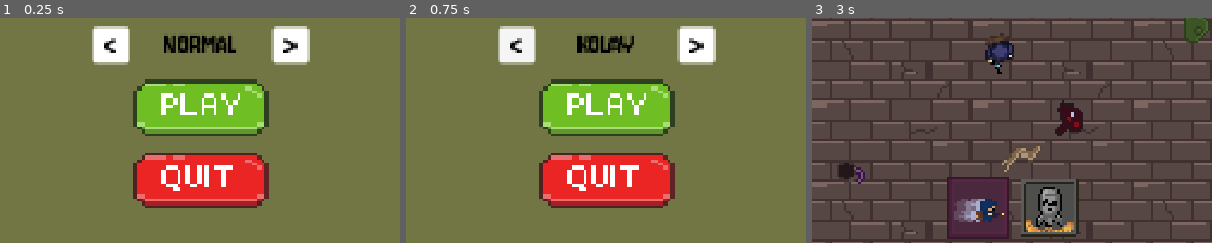
Above: before the commit, frames 1-3 (left to right).
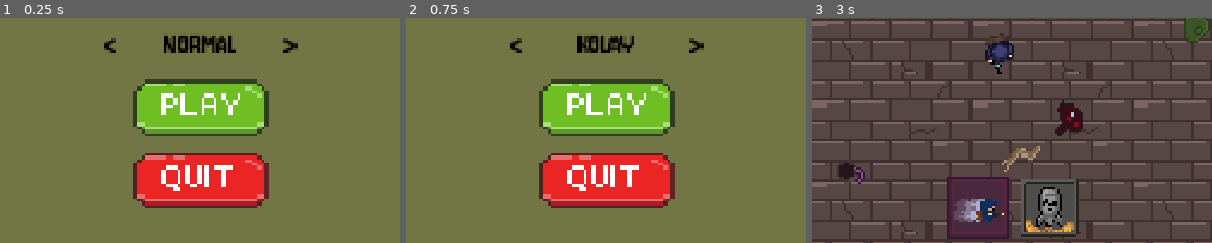
Above: after the commit, the same moments.

Repository: parkinsoonn/Freak_Survivor
Game: Godot game, scene res://scenes/main_menu.tscn
Same seed, same stepped clock (60 frames per second), same inputs: the game is played once before the commit and once after it.
Inputs (mouse positions are % of the whole screen's width and height, from its top left):
- Up to frame 1 (0.25 s): no input
- Up to frame 2 (0.75 s): click "<" at 0.5 s
- Up to frame 3 (3 s): click ">" at 1.25 s; click (82, 7) at 2 s; click (50, 67) at 2.75 s
The pictures show only the part of the screen within x 25-75%, y 47-97%; the shares and areas given below are measured in that part.

The runs differ from the first frame. In frame 1, 3.2% of the frame differs, in the area x 23-78%, y 3-21%; in frame 2, 3.2%; in frame 3, nothing differs.

Commit message:
Add gold coin sprite and crisp 2x crosshair

Diff:
--- /dev/null
+++ b/assets/sprites/pickups/gold_coin_sheet.json
@@ -0,0 +1,18 @@
+{"frames":[
+  {"filename":"spin_0","frame":{"x":0,"y":0,"w":32,"h":32},"duration":80},
+  {"filename":"spin_1","frame":{"x":32,"y":0,"w":32,"h":32},"duration":80},
+  {"filename":"spin_2","frame":{"x":64,"y":0,"w":32,"h":32},"duration":80},
+  {"filename":"spin_3","frame":{"x":96,"y":0,"w":32,"h":32},"duration":80},
+  {"filename":"spin_4","frame":{"x":128,"y":0,"w":32,"h":32},"duration":80},
+  {"filename":"spin_5","frame":{"x":160,"y":0,"w":32,"h":32},"duration":80},
+  {"filename":"spin_6","frame":{"x":192,"y":0,"w":32,"h":32},"duration":80},
+  {"filename":"spin_7","frame":{"x":224,"y":0,"w":32,"h":32},"duration":80},
+  {"filename":"sparkle_0","frame":{"x":0,"y":32,"w":32,"h":32},"duration":60},
+  {"filename":"sparkle_1","frame":{"x":32,"y":32,"w":32,"h":32},"duration":60},
+  {"filename":"sparkle_2","frame":{"x":64,"y":32,"w":32,"h":32},"duration":60},
+  {"filename":"sparkle_3","frame":{"x":96,"y":32,"w":32,"h":32},"duration":60}
+],
+"meta":{"app":"Aseprite","image":"gold_coin_sheet.png","format":"RGBA8888","size":{"w":256,"h":64},"frameSize":{"w":32,"h":32},"layout":"one row per tag","frameTags":[
+  {"name":"spin","from":0,"to":7,"direction":"forward","row":0,"durations":[80,80,80,80,80,80,80,80]},
+  {"name":"sparkle","from":8,"to":11,"direction":"forward","row":1,"durations":[60,60,60,60]}
+]}}
--- a/scenes/main_menu.tscn
+++ b/scenes/main_menu.tscn
@@ -1,11 +1,24 @@
-[gd_scene format=3]
-
-[ext_resource type="Script" path="res://scripts/main_menu_controller.gd" id="s_menu"]
-[ext_resource type="Texture2D" path="res://assets/sprites/logo.png" id="t_logo"]
-[ext_resource type="Texture2D" path="res://assets/sprites/QUIT_PLAY.png" id="t_quit_play"]
-[ext_resource type="Texture2D" path="res://assets/sprites/hoparlor.png" id="t_speaker"]
-[ext_resource type="AudioStream" path="res://assets/audio/main_menu.mp3" id="a_music"]
-[ext_resource type="Script" path="res://scripts/tint_button.gd" id="s_tint"]
+[gd_scene format=3 uid="uid://bibgi7h7tuypv"]
+
+[ext_resource type="AudioStream" uid="uid://beoglar0wy0b1" path="res://assets/audio/main_menu.mp3" id="a_music"]
+[ext_resource type="Script" uid="uid://dxrvpijyyr1e3" path="res://scripts/main_menu_controller.gd" id="s_menu"]
+[ext_resource type="Script" uid="uid://bht0umigatto2" path="res://scripts/tint_button.gd" id="s_tint"]
+[ext_resource type="Texture2D" uid="uid://bw4o6ladgf7q6" path="res://assets/sprites/logo.png" id="t_logo"]
+[ext_resource type="Texture2D" uid="uid://dpmerlfms6fbt" path="res://assets/sprites/QUIT_PLAY.png" id="t_quit_play"]
+[ext_resource type="Texture2D" uid="uid://cubkqyp3o7bui" path="res://assets/sprites/hoparlor.png" id="t_speaker"]
+
+[sub_resource type="StyleBoxFlat" id="menu_panel"]
+bg_color = Color(0.4479867, 0.46226418, 0.26820046, 1)
+corner_radius_top_left = 6
+corner_radius_top_right = 6
+corner_radius_bottom_right = 6
+corner_radius_bottom_left = 6
+
+[sub_resource type="AtlasTexture" id="logo"]
+atlas = ExtResource("t_logo")
+region = Rect2(39, 39, 242, 242)
+
+[sub_resource type="StyleBoxEmpty" id="no_focus"]
 
 [sub_resource type="AtlasTexture" id="play"]
 atlas = ExtResource("t_quit_play")
@@ -14,41 +27,11 @@
 [sub_resource type="AtlasTexture" id="quit"]
 atlas = ExtResource("t_quit_play")
 region = Rect2(90, 380, 340, 160)
-
-[sub_resource type="StyleBoxFlat" id="arrow_button"]
-bg_color = Color(1, 1, 1, 1)
-corner_radius_top_left = 4
-corner_radius_top_right = 4
-corner_radius_bottom_right = 4
-corner_radius_bottom_left = 4
-
-[sub_resource type="StyleBoxFlat" id="slider_track"]
-bg_color = Color(0.86, 0.86, 0.86, 1)
-content_margin_top = 5
-content_margin_bottom = 5
-corner_radius_top_left = 4
-corner_radius_top_right = 4
-corner_radius_bottom_right = 4
-corner_radius_bottom_left = 4
-
-[sub_resource type="StyleBoxFlat" id="slider_fill"]
-bg_color = Color(1, 1, 1, 1)
-content_margin_top = 5
-content_margin_bottom = 5
-corner_radius_top_left = 4
-corner_radius_top_right = 4
-corner_radius_bottom_right = 4
-corner_radius_bottom_left = 4
 
 [sub_resource type="Gradient" id="knob_color"]
 interpolation_mode = 1
 offsets = PackedFloat32Array(0, 0.98)
 colors = PackedColorArray(1, 1, 1, 1, 1, 1, 1, 0)
-
-[sub_resource type="Gradient" id="knob_color_hover"]
-interpolation_mode = 1
-offsets = PackedFloat32Array(0, 0.98)
-colors = PackedColorArray(0.9607843, 0.9607843, 0.9607843, 1, 1, 1, 1, 0)
 
 [sub_resource type="GradientTexture2D" id="knob"]
 gradient = SubResource("knob_color")
@@ -58,6 +41,11 @@
 fill_from = Vector2(0.5, 0.5)
 fill_to = Vector2(1, 0.5)
 
+[sub_resource type="Gradient" id="knob_color_hover"]
+interpolation_mode = 1
+offsets = PackedFloat32Array(0, 0.98)
+colors = PackedColorArray(0.9607843, 0.9607843, 0.9607843, 1, 1, 1, 1, 0)
+
 [sub_resource type="GradientTexture2D" id="knob_hover"]
 gradient = SubResource("knob_color_hover")
 width = 20
@@ -66,41 +54,47 @@
 fill_from = Vector2(0.5, 0.5)
 fill_to = Vector2(1, 0.5)
 
-[sub_resource type="StyleBoxFlat" id="menu_panel"]
-bg_color = Color(0.4479867, 0.46226418, 0.26820046, 1)
-corner_radius_top_left = 6
-corner_radius_top_right = 6
-corner_radius_bottom_right = 6
-corner_radius_bottom_left = 6
-
-[sub_resource type="StyleBoxEmpty" id="no_focus"]
-
-[sub_resource type="AtlasTexture" id="logo"]
-atlas = ExtResource("t_logo")
-region = Rect2(39, 39, 242, 242)
-
-[node name="MainMenu" type="Node"]
-
-[node name="MenuManager" type="Node" parent="." node_paths=PackedStringArray("volume_slider", "music", "difficulty_text")]
+[sub_resource type="StyleBoxFlat" id="slider_track"]
+content_margin_top = 5.0
+content_margin_bottom = 5.0
+bg_color = Color(0.86, 0.86, 0.86, 1)
+corner_radius_top_left = 4
+corner_radius_top_right = 4
+corner_radius_bottom_right = 4
+corner_radius_bottom_left = 4
+
+[sub_resource type="StyleBoxFlat" id="slider_fill"]
+content_margin_top = 5.0
+content_margin_bottom = 5.0
+bg_color = Color(1, 1, 1, 1)
+corner_radius_top_left = 4
+corner_radius_top_right = 4
+corner_radius_bottom_right = 4
+corner_radius_bottom_left = 4
+
+[node name="MainMenu" type="Node" unique_id=605167557]
+
+[node name="MenuManager" type="Node" parent="." unique_id=1885633020 node_paths=PackedStringArray("volume_slider", "music", "difficulty_text")]
 script = ExtResource("s_menu")
 volume_slider = NodePath("../UI/Canvas/VolumeSlider")
 music = NodePath("../MenuBGM")
 difficulty_text = NodePath("../UI/Canvas/DifficultySelector/Label")
 
-[node name="MenuBGM" type="AudioStreamPlayer" parent="."]
+[node name="MenuBGM" type="AudioStreamPlayer" parent="." unique_id=2008875310]
 stream = ExtResource("a_music")
 volume_db = -13.98
 autoplay = true
 
-[node name="UI" type="CanvasLayer" parent="."]
-
-[node name="CameraBackground" type="ColorRect" parent="UI"]
+[node name="UI" type="CanvasLayer" parent="." unique_id=1835176842]
+
+[node name="CameraBackground" type="ColorRect" parent="UI" unique_id=890998896]
 anchors_preset = 15
 anchor_right = 1.0
 anchor_bottom = 1.0
 color = Color(0.19215687, 0.3019608, 0.4745098, 1)
 
-[node name="Canvas" type="Control" parent="UI"]
+[node name="Canvas" type="Control" parent="UI" unique_id=1164692537]
+layout_mode = 3
 anchors_preset = 8
 anchor_left = 0.5
 anchor_top = 0.5
@@ -109,14 +103,16 @@
 scale = Vector2(2.4, 2.4)
 mouse_filter = 2
 
-[node name="Background" type="Panel" parent="UI/Canvas"]
+[node name="Background" type="Panel" parent="UI/Canvas" unique_id=1872976312]
+layout_mode = 0
 offset_left = -400.0
 offset_top = -225.0
 offset_right = 400.0
 offset_bottom = 225.0
 theme_override_styles/panel = SubResource("menu_panel")
 
-[node name="Logo" type="TextureRect" parent="UI/Canvas"]
+[node name="Logo" type="TextureRect" parent="UI/Canvas" unique_id=604854620]
+layout_mode = 0
 offset_left = -75.0
 offset_top = -172.0
 offset_right = 75.0
@@ -124,26 +120,29 @@
 texture = SubResource("logo")
 expand_mode = 1
 
-[node name="DifficultySelector" type="Control" parent="UI/Canvas"]
+[node name="DifficultySelector" type="Control" parent="UI/Canvas" unique_id=720499453]
+anchors_preset = 0
 mouse_filter = 2
 
-[node name="PrevButton" type="Button" parent="UI/Canvas/DifficultySelector"]
-script = ExtResource("s_tint")
+[node name="PrevButton" type="Button" parent="UI/Canvas/DifficultySelector" unique_id=718896027]
+layout_mode = 0
 offset_left = -108.6
 offset_top = -4.5
 offset_right = -72.6
 offset_bottom = 31.5
 theme_override_colors/font_color = Color(0, 0, 0, 1)
+theme_override_colors/font_pressed_color = Color(0, 0, 0, 1)
 theme_override_colors/font_hover_color = Color(0, 0, 0, 1)
-theme_override_colors/font_pressed_color = Color(0, 0, 0, 1)
-theme_override_font_sizes/font_size = 28
-theme_override_styles/normal = SubResource("arrow_button")
-theme_override_styles/hover = SubResource("arrow_button")
-theme_override_styles/pressed = SubResource("arrow_button")
+theme_override_font_sizes/font_size = 28
+theme_override_styles/normal = SubResource("no_focus")
+theme_override_styles/pressed = SubResource("no_focus")
+theme_override_styles/hover = SubResource("no_focus")
 theme_override_styles/focus = SubResource("no_focus")
 text = "<"
-
-[node name="Label" type="Label" parent="UI/Canvas/DifficultySelector"]
+script = ExtResource("s_tint")
+
+[node name="Label" type="Label" parent="UI/Canvas/DifficultySelector" unique_id=1639598718]
+layout_mode = 0
 offset_left = -70.6
 offset_top = -3.8
 offset_right = 69.4
@@ -154,24 +153,25 @@
 horizontal_alignment = 1
 vertical_alignment = 1
 
-[node name="NextButton" type="Button" parent="UI/Canvas/DifficultySelector"]
-script = ExtResource("s_tint")
+[node name="NextButton" type="Button" parent="UI/Canvas/DifficultySelector" unique_id=1326640670]
+layout_mode = 0
 offset_left = 71.4
 offset_top = -4.5
 offset_right = 107.4
 offset_bottom = 31.5
 theme_override_colors/font_color = Color(0, 0, 0, 1)
+theme_override_colors/font_pressed_color = Color(0, 0, 0, 1)
 theme_override_colors/font_hover_color = Color(0, 0, 0, 1)
-theme_override_colors/font_pressed_color = Color(0, 0, 0, 1)
-theme_override_font_sizes/font_size = 28
-theme_override_styles/normal = SubResource("arrow_button")
-theme_override_styles/hover = SubResource("arrow_button")
-theme_override_styles/pressed = SubResource("arrow_button")
+theme_override_font_sizes/font_size = 28
+theme_override_styles/normal = SubResource("no_focus")
+theme_override_styles/pressed = SubResource("no_focus")
+theme_override_styles/hover = SubResource("no_focus")
 theme_override_styles/focus = SubResource("no_focus")
 text = ">"
-
-[node name="PlayButton" type="TextureButton" parent="UI/Canvas"]
-script = ExtResource("s_tint")
+script = ExtResource("s_tint")
+
+[node name="PlayButton" type="TextureButton" parent="UI/Canvas" unique_id=396641837]
+layout_mode = 0
 offset_left = -68.71
 offset_top = 47.76
 offset_right = 67.51
@@ -179,9 +179,10 @@
 texture_normal = SubResource("play")
 ignore_texture_size = true
 stretch_mode = 0
-
-[node name="QuitButton" type="TextureButton" parent="UI/Canvas"]
-script = ExtResource("s_tint")
+script = ExtResource("s_tint")
+
+[node name="QuitButton" type="TextureButton" parent="UI/Canvas" unique_id=583334500]
+layout_mode = 0
 offset_left = -68.71
 offset_top = 120.74
 offset_right = 67.51
@@ -189,9 +190,10 @@
 texture_normal = SubResource("quit")
 ignore_texture_size = true
 stretch_mode = 0
-
-[node name="SpeakerButton" type="TextureButton" parent="UI/Canvas"]
-script = ExtResource("s_tint")
+script = ExtResource("s_tint")
+
+[node name="SpeakerButton" type="TextureButton" parent="UI/Canvas" unique_id=574917705]
+layout_mode = 0
 offset_left = 232.01
 offset_top = -219.51
 offset_right = 280.19
@@ -199,21 +201,24 @@
 texture_normal = ExtResource("t_speaker")
 ignore_texture_size = true
 stretch_mode = 0
-
-[node name="VolumeSlider" type="HSlider" parent="UI/Canvas"]
+script = ExtResource("s_tint")
+
+[node name="VolumeSlider" type="HSlider" parent="UI/Canvas" unique_id=459086305]
+layout_mode = 0
 offset_left = 283.82
 offset_top = -205.4
 offset_right = 383.98
 offset_bottom = -185.4
-max_value = 1.0
-step = 0.001
 theme_override_icons/grabber = SubResource("knob")
 theme_override_icons/grabber_highlight = SubResource("knob_hover")
 theme_override_styles/slider = SubResource("slider_track")
 theme_override_styles/grabber_area = SubResource("slider_fill")
 theme_override_styles/grabber_area_highlight = SubResource("slider_fill")
-
-[node name="Credits" type="Label" parent="UI/Canvas"]
+max_value = 1.0
+step = 0.001
+
+[node name="Credits" type="Label" parent="UI/Canvas" unique_id=897085123]
+layout_mode = 0
 offset_left = 243.92
 offset_top = 163.44
 offset_right = 520.08
--- a/scripts/game_manager.gd
+++ b/scripts/game_manager.gd
@@ -59,9 +59,11 @@
 func _ready() -> void:
 	get_tree().paused = false
 	_update_score_text()
-	# Hotspot nişangahın ortası
+	# Nişangah 2x piksel-keskin büyütülür, hotspot ortası
 	if crosshair_cursor:
-		Input.set_custom_mouse_cursor(crosshair_cursor, Input.CURSOR_ARROW, crosshair_cursor.get_size() / 2.0)
+		var img := crosshair_cursor.get_image()
+		img.resize(img.get_width() * 2, img.get_height() * 2, Image.INTERPOLATE_NEAREST)
+		Input.set_custom_mouse_cursor(ImageTexture.create_from_image(img), Input.CURSOR_ARROW, img.get_size() / 2.0)
 
 	_player = get_tree().get_first_node_in_group("player")
 	_player_health = _player.get_node("Health")
Binary file added: assets/sprites/pickups/gold_coin.aseprite
Binary file added: assets/sprites/pickups/gold_coin_sheet.png
Not shown, added: assets/sprites/pickups/gold_coin_sheet.png.import
Binary file added: assets/sprites/pickups/gold_coin_sheet_x10.png
Not shown, added: assets/sprites/pickups/gold_coin_sheet_x10.png.import
Binary file added: assets/sprites/pickups/gold_coin_spin.gif
Not shown, added: assets/sprites/pickups/gold_coin.lua
